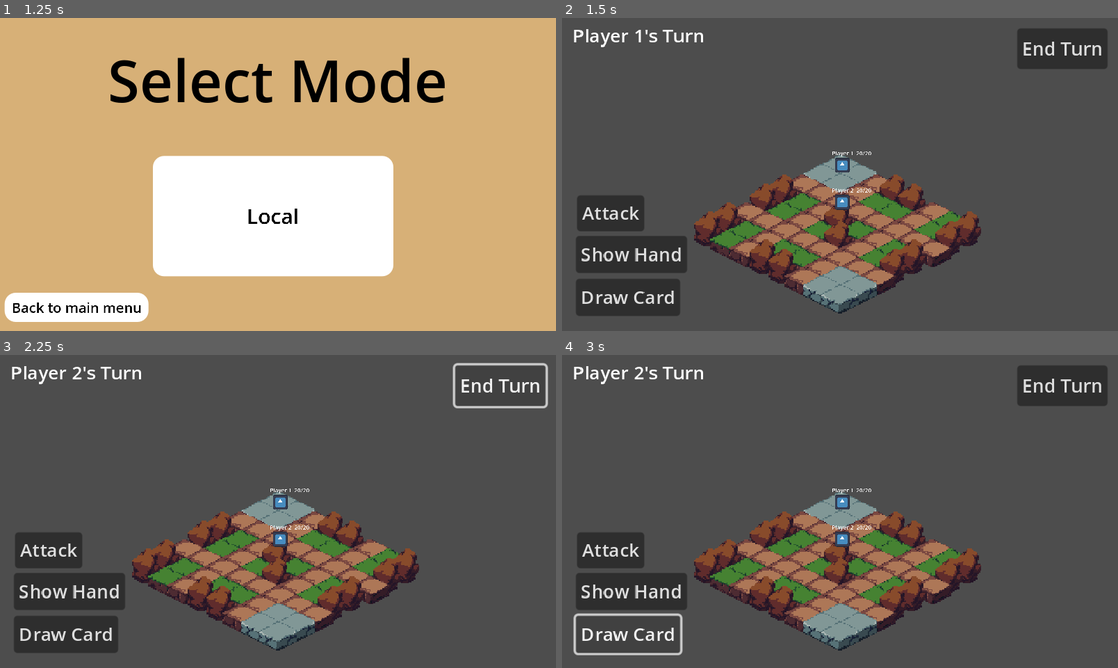
Above: before the commit, frames 1-4 (two rows, left to right).
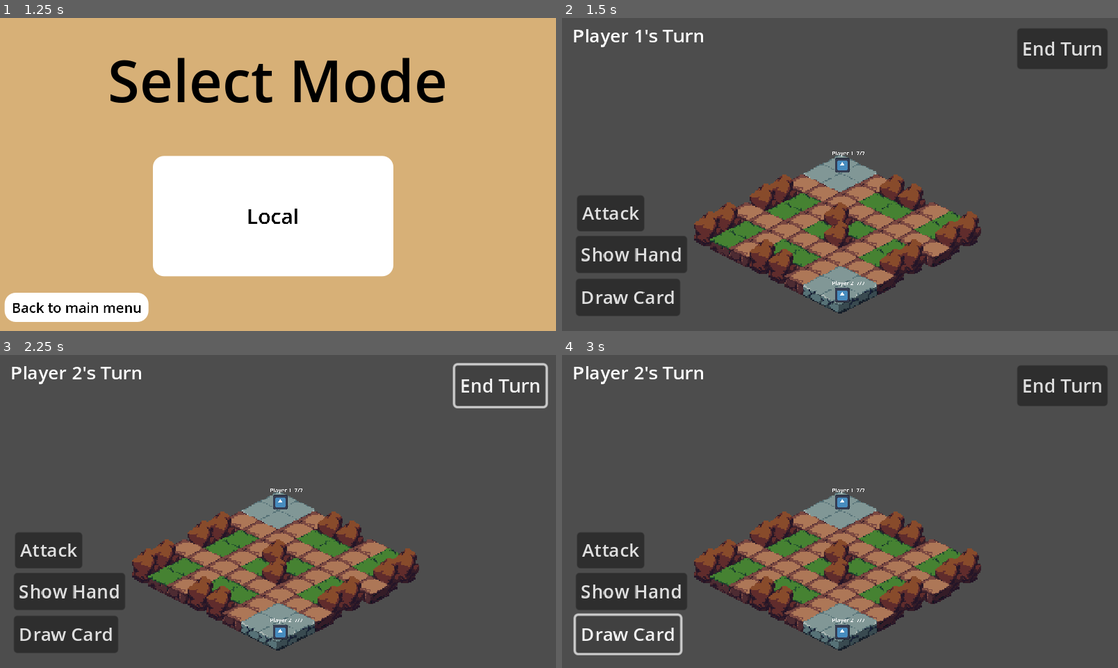
Above: after the commit, the same moments.

Repository: CodingMan275/gunslinger
Game: Godot game, scene res://main_menu/main_menu.tscn
The game is run twice, just before and just after one commit, with the same random seed, the same clock (stepped at 60 frames per second) and the same inputs. The engine's default icon, where the game draws it, is replaced by a stand-in: a white triangle on a blue panel in a dark square.
Inputs:
- Up to frame 1 (1.25 s): click "Start Game" at 0.5 s
- Up to frame 2 (1.5 s): click "Local" at 1.25 s
- Up to frame 3 (2.25 s): click "End Turn" at 2 s
- Up to frame 4 (3 s): click "Draw Card" at 2.75 s

Frame 1 is identical in both runs. In frame 2, 0.3% of the frame differs, in the area x 48-56%, y 42-91%; in frame 3, 0.3%; in frame 4, 0.3%.

Commit message:
MVP Done Again

Diff:
--- a/CPU_and_Player/PlayerClass.gd
+++ b/CPU_and_Player/PlayerClass.gd
@@ -1,9 +1,15 @@
 class Player:
 	var ID: int
 	var Cards: Array
+	var Health : int = 7
+
+	var SpawnLoc : Vector2
+	var location : Vector2
+
 	var ActionPoint: int = 2
-	var Health : int = 20
-	var location : Vector2
+	var AttackRange: int = 2
+
+
 
 	func _init(id: int):
 		ID = id
@@ -15,8 +21,5 @@
 	func remove_card(card: Variant) -> void:
 		Cards.erase(card)
 
-	func get_card_count() -> int:
-		return Cards.size()
-
 	func GetLocation() -> Vector2:
 		return location
--- a/Josh_Test_Scenes/player.gd
+++ b/Josh_Test_Scenes/player.gd
@@ -46,7 +46,7 @@
 			if  move_possible():
 				self.global_position = Vector2(get_global_mouse_position())
 				Player.location = tile_map_node.local_to_map(self.global_position)
-				print(tile_map_node.local_to_map(self.global_position))
+			#	print(tile_map_node.local_to_map(self.global_position))
 				Player.ActionPoint -= 1
 		elif (Input.is_action_just_pressed("LeftClick") and move_possible() and Player.ActionPoint == 0):
 			GlobalScript.DebugScript.add("You have no more Action Points ")
--- a/Main_Scene_Board/rules_controller.gd
+++ b/Main_Scene_Board/rules_controller.gd
@@ -7,7 +7,7 @@
 @export var numPlayers = 2
 
 var Scenes : Array
-
+var drawcard : bool = false
 var PlayerScene = preload("res://Josh_Test_Scenes/Player.tscn")
 
 
@@ -30,12 +30,15 @@
 
 	Scenes[0].position = get_node("../Layer0").map_to_local(Vector2 (0,0))
 	Scenes[0].Player.location = Vector2(0,0)
-	Scenes[1].position = get_node("../Layer0").map_to_local(Vector2 (2,2))
-	Scenes[1].Player.location = Vector2(2,2)
+	Scenes[0].Player.SpawnLoc = Scenes[0].Player.location
+	Scenes[1].position = get_node("../Layer0").map_to_local(Vector2 (7,7))
+	Scenes[1].Player.location = Vector2(7,7)
+	Scenes[1].Player.SpawnLoc = Scenes[1].Player.location
+
 
 
 	order.emit(Turn_Order)
-
+	GlobalScript.DebugScript.add("-------  Player 1's Turn  -----------")
 	pass # Replace with function body.
 
 func _on_button_pressed() -> void:
@@ -44,6 +47,7 @@
 	if Turn_Order == numPlayers+1:
 		Turn_Order = 1
 	GlobalScript.DebugScript.add("-------  Player "+str(Turn_Order)+"'s Turn  -----------")
+	drawcard = false
 	order.emit(Turn_Order)
 	pass # Replace with function bod
 
@@ -64,9 +68,11 @@
 
 
 func _onCardDraw() -> void:
-	var CardNum = randi()%52+1
-	GlobalScript.DebugScript.add("Player "+str(Turn_Order)+" drew card "+str(CardNum))
-	Scenes[Turn_Order -1].Player.add_card(CardNum)
+	if(!drawcard):
+		var CardNum = randi()%52+1
+		GlobalScript.DebugScript.add("Player "+str(Turn_Order)+" drew card "+str(CardNum))
+		Scenes[Turn_Order -1].Player.add_card(CardNum)
+		drawcard = true
 
 func _ClaimCards() -> void:
 	GlobalScript.DebugScript.add("Player "+str(Turn_Order)+" cards")
@@ -75,13 +81,15 @@
 
 
 func Attack() -> void:
+	var Attacked = false;
 	for n in numPlayers:
-		if(n+1 != Turn_Order):
+		if(n+1 != Turn_Order && !Attacked):
 				# Current player position checking to match A players position
-			if((Scenes[Turn_Order-1].Player.location)==(Scenes[n].Player.location) && Scenes[n].Player.Health != 0 && Scenes[Turn_Order-1].Player.ActionPoint !=0):
+			if(DistCheck(n) && Scenes[n].Player.Health != 0 && Scenes[Turn_Order-1].Player.ActionPoint !=0):
 					# reduces A players health by [1...6]
 				var damage = (randi()%6 + 1)
 				Scenes[n].Player.Health -= damage
+				Attacked = true
 				GlobalScript.DebugScript.add("Player "+str(n+1)+" lost "+str(damage)+" points of hp")
 				GlobalScript.DebugScript.add("Player "+str(n+1)+" now has "+str(Scenes[n].Player.Health)+" points of hp")
 				Scenes[Turn_Order-1].Player.ActionPoint -= 1
@@ -89,3 +97,35 @@
 					Scenes[n].Player.Health = 0
 			elif(Scenes[Turn_Order-1].Player.ActionPoint == 0):
 				GlobalScript.DebugScript.add("You have no more Action Points ")
+			elif(!DistCheck(n)):
+				GlobalScript.DebugScript.add("Target Not in Range")
+
+func DistCheck(player) -> bool:
+	var PlayerLoc = Scenes[Turn_Order-1].Player.location
+	var EnemyLoc = Scenes[player].Player.location
+	var Dist = Scenes[Turn_Order-1].Player.AttackRange
+
+
+	if(PlayerLoc == EnemyLoc):
+		return true
+	else:
+		return false
+	"""
+	elif (EnemyLoc.y == PlayerLoc.y && (EnemyLoc.x >= PlayerLoc.x - Dist && EnemyLoc.x <= PlayerLoc.x + Dist)):
+		return true
+	elif (EnemyLoc.x == PlayerLoc.x && (EnemyLoc.y >= PlayerLoc.y - Dist && EnemyLoc.y <= PlayerLoc.y + Dist)):
+		return true
+	"""
+
+func _input(event):
+	if(event.is_action_pressed("Dynamite")):
+		"""
+		for n in numPlayers:
+			if(n+1 != Turn_Order):
+				if(Scenes[Turn_Order-1].Player.location == Scenes[n].Player.SpawnLoc && Scenes[Turn_Order-1].Player.ActionPoint !=0):
+					get_tree().quit()
+				elif(Scenes[Turn_Order-1].Player.ActionPoint == 0):
+					GlobalScript.DebugScript.add("You have no more Action Points ")
+				elif(Scenes[Turn_Order-1].Player.location != Scenes[n].Player.SpawnLoc):
+					GlobalScript.DebugScript.add("You are not on a player stable")
+		"""
--- a/project.godot
+++ b/project.godot
@@ -59,6 +59,11 @@
 "events": [Object(InputEventKey,"resource_local_to_scene":false,"resource_name":"","device":-1,"window_id":0,"alt_press …(191 unchanged characters)…
 ]
 }
+Dynamite={
+"deadzone": 0.5,
+"events": [Object(InputEventKey,"resource_local_to_scene":false,"resource_name":"","device":-1,"window_id":0,"alt_pressed":false,"shift_pressed":false,"ctrl_pressed":false,"meta_pressed":false,"pressed":false,"keycode":0,"physical_keycode":4194306,"key_label":0,"unicode":0,"location":0,"echo":false,"script":null)
+]
+}
 
 [rendering]
 
